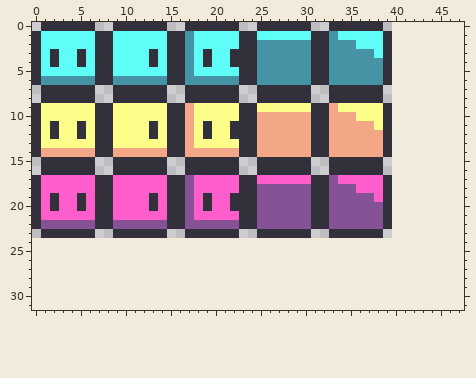
Two versions of one pixel-art sprite, Assets/Mock/player.png. Above is the file before it was changed.
The file is 40x24 pixels. The old version is drawn lined up with the new one, on the new canvas.
Once edited:
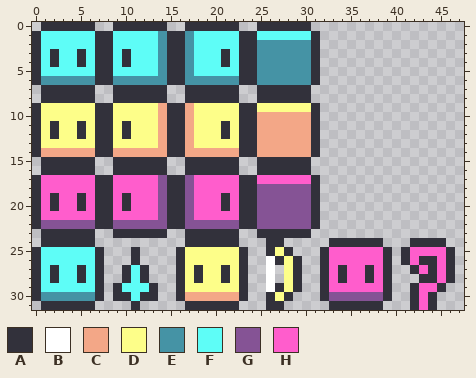
Palette (. is transparent): A #32313b  B #ffffff  C #f3a787  D #fdfe89  E #4593a5  F #5efdf7  G #855395  H #ff5dcc
From old to new:
canvas 40x24 -> 48x32
@@ x 0..47 @@
- 0 .AAAAAA..AAAAAA..AAAAAA..AAAAAA..AAAAAA.........
- 1 AFFFFFFAAFFFFFFAAEFFFFFAAFFFFFFAAEFFFFFA........
- 2 AFFFFFFAAFFFFFFAAEFFFFFAAEEEEEEAAEEEFFFA........
- 3 AFAFFAFAAFFFFAFAAEFAFFAAAEEEEEEAAEEEEEFA........
- 4 AFAFFAFAAFFFFAFAAEFAFFAAAEEEEEEAAEEEEEEA........
- 5 AFFFFFFAAFFFFFFAAEFFFFFAAEEEEEEAAEEEEEEA........
- 6 AEEEEEEAAEEEEEEAAEEEEEEAAEEEEEEAAEEEEEEA........
- 7 .AAAAAA..AAAAAA..AAAAAA..AAAAAA..AAAAAA.........
- 8 .AAAAAA..AAAAAA..AAAAAA..AAAAAA..AAAAAA.........
- 9 ADDDDDDAADDDDDDAACDDDDDAADDDDDDAACDDDDDA........
-10 ADDDDDDAADDDDDDAACDDDDDAACCCCCCAACCCDDDA........
-11 ADADDADAADDDDADAACDADDAAACCCCCCAACCCCCDA........
-12 ADADDADAADDDDADAACDADDAAACCCCCCAACCCCCCA........
-13 ADDDDDDAADDDDDDAACDDDDDAACCCCCCAACCCCCCA........
-14 ACCCCCCAACCCCCCAACCCCCCAACCCCCCAACCCCCCA........
-15 .AAAAAA..AAAAAA..AAAAAA..AAAAAA..AAAAAA.........
-16 .AAAAAA..AAAAAA..AAAAAA..AAAAAA..AAAAAA.........
-17 AHHHHHHAAHHHHHHAAGHHHHHAAHHHHHHAAGHHHHHA........
-18 AHHHHHHAAHHHHHHAAGHHHHHAAGGGGGGAAGGGHHHA........
-19 AHAHHAHAAHHHHAHAAGHAHHAAAGGGGGGAAGGGGGHA........
-20 AHAHHAHAAHHHHAHAAGHAHHAAAGGGGGGAAGGGGGGA........
-21 AHHHHHHAAHHHHHHAAGHHHHHAAGGGGGGAAGGGGGGA........
-22 AGGGGGGAAGGGGGGAAGGGGGGAAGGGGGGAAGGGGGGA........
-23 .AAAAAA..AAAAAA..AAAAAA..AAAAAA..AAAAAA.........
-24 ................................................
-25 ................................................
-26 ................................................
-27 ................................................
-28 ................................................
-29 ................................................
-30 ................................................
-31 ................................................
+ 0 .AAAAAA..AAAAAA..AAAAAA..AAAAAA.................
+ 1 AFFFFFFAAFFFFFEAAEFFFFFAAFFFFFFA................
+ 2 AFFFFFFAAFFFFFEAAEFFFFFAAEEEEEEA................
+ 3 AFAFFAFAAFAFFFEAAEFFFAFAAEEEEEEA................
+ 4 AFAFFAFAAFAFFFEAAEFFFAFAAEEEEEEA................
+ 5 AFFFFFFAAFFFFFEAAEFFFFFAAEEEEEEA................
+ 6 AEEEEEEAAEEEEEEAAEEEEEEAAEEEEEEA................
+ 7 .AAAAAA..AAAAAA..AAAAAA..AAAAAA.................
+ 8 .AAAAAA..AAAAAA..AAAAAA..AAAAAA.................
+ 9 ADDDDDDAADDDDDCAACDDDDDAADDDDDDA................
+10 ADDDDDDAADDDDDCAACDDDDDAACCCCCCA................
+11 ADADDADAADADDDCAACDDDADAACCCCCCA................
+12 ADADDADAADADDDCAACDDDADAACCCCCCA................
+13 ADDDDDDAADDDDDCAACDDDDDAACCCCCCA................
+14 ACCCCCCAACCCCCCAACCCCCCAACCCCCCA................
+15 .AAAAAA..AAAAAA..AAAAAA..AAAAAA.................
+16 .AAAAAA..AAAAAA..AAAAAA..AAAAAA.................
+17 AHHHHHHAAHHHHHGAAGHHHHHAAHHHHHHA................
+18 AHHHHHHAAHHHHHGAAGHHHHHAAGGGGGGA................
+19 AHAHHAHAAHAHHHGAAGHHHAHAAGGGGGGA................
+20 AHAHHAHAAHAHHHGAAGHHHAHAAGGGGGGA................
+21 AHHHHHHAAHHHHHGAAGHHHHHAAGGGGGGA................
+22 AGGGGGGAAGGGGGGAAGGGGGGAAGGGGGGA................
+23 .AAAAAA..AAAAAA..AAAAAA..AAAAAA.................
+24 .AAAAAA..........AAAAAA...AA.....AAAAAA...AAAA..
+25 AFFFFFFA...A....ADDDDDDA..ADA...AHHHHHHA.AHHHHA.
+26 AFFFFFFA...A....ADDDDDDA..BADA..AHHHHHHA.AHAAHA.
+27 AFAFFAFA..AFA...ADADDADA..B.DA..AHAHHAHA..AHAHA.
+28 AFAFFAFA..AFA...ADADDADA..B.DA..AHAHHAHA...AAHA.
+29 AFFFFFFA.AFFFA..ADDDDDDA..BADA..AHHHHHHA..AHHA..
+30 AEEEEEEA.AAFAA..ACCCCCCA..ADA...AGGGGGGA..AHA...
+31 .AAAAAA....A.....AAAAAA...AA.....AAAAAA...AHA...
